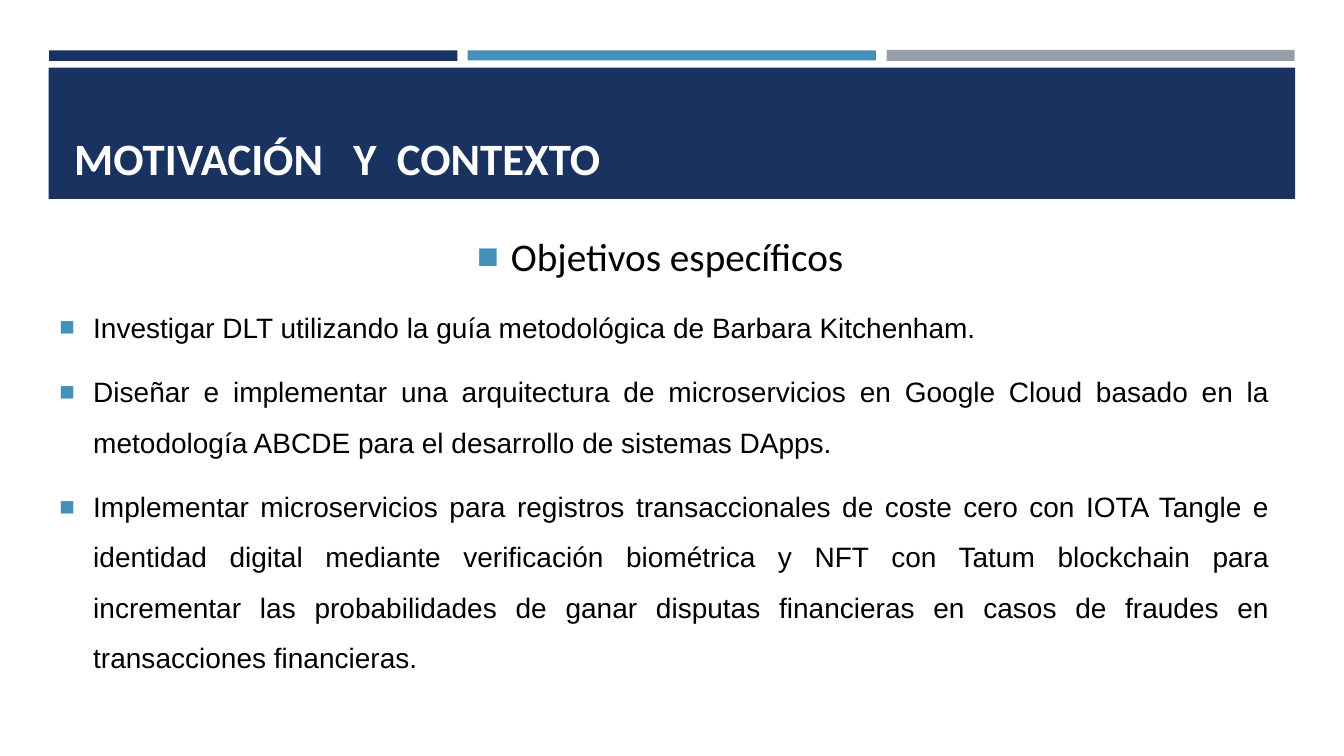
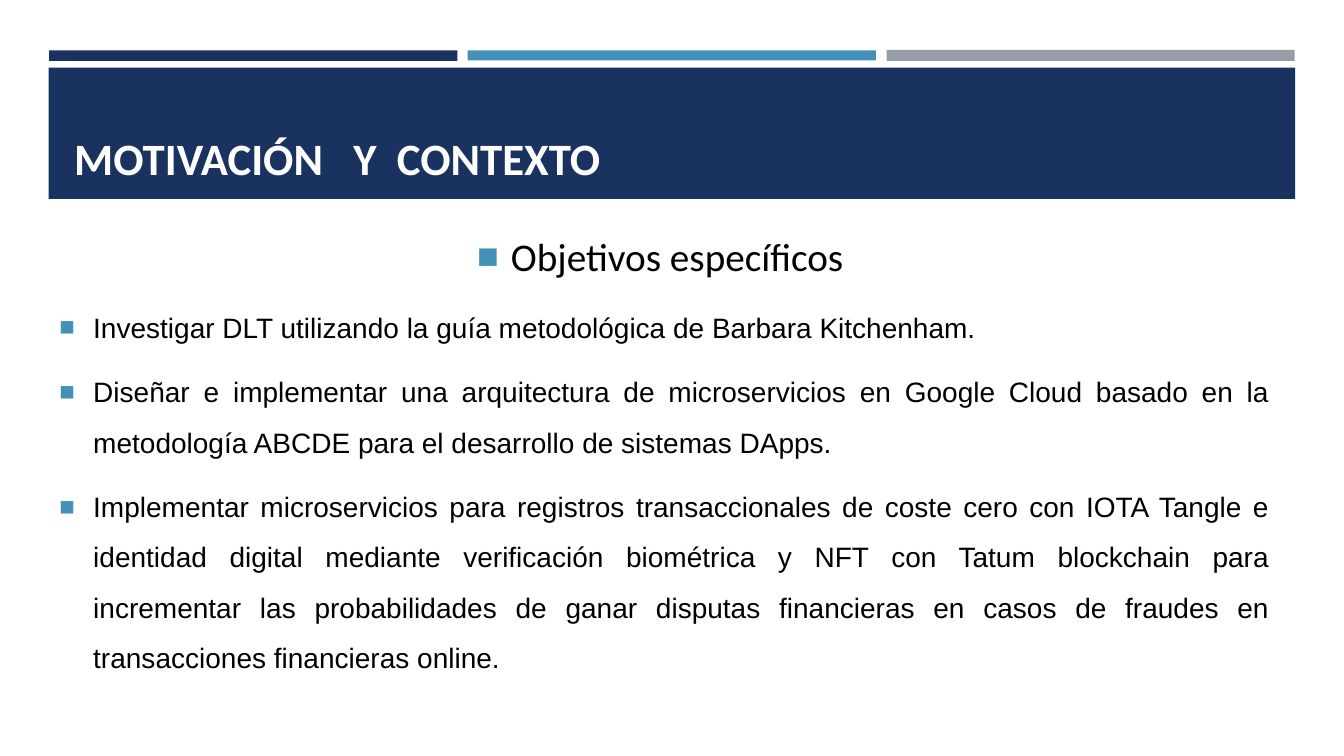
Before and after one commit to jfnando3030/Maestria-de-Sofware, a slide deck: slide 5 of Tesis/Diapositivas tesis.pptx. Drawn at 1344x756 pixels with LibreOffice and Linux fonts; fonts in the diff are those of the drawing. Boxes give left, top, right and bottom in pixels: in the first picture for what was removed or moved away, otherwise in the second. Text is boxed around its words. In the diff, an @@ line names an element or a change of style, - is before the commit and + after.

```diff
--- a/Tesis/Diapositivas tesis.pptx
+++ b/Tesis/Diapositivas tesis.pptx
@@ text at (93,496,1269,669): text changed @@
-■ Implementar microservicios para registros transaccionales de coste cero con IOTA Tangle e identidad digital mediante verificación biométrica y NFT con Tatum blockchain para incrementar las probabilidades de ganar disputas financieras en casos de fraudes en transacciones financieras.
+■ Implementar microservicios para registros transaccionales de coste cero con IOTA Tangle e identidad digital mediante verificación biométrica y NFT con Tatum blockchain para incrementar las probabilidades de ganar disputas financieras en casos de fraudes en transacciones financieras online.
```
Also in this commit, not shown: 5 other slides changed, 7 slides added, 2 other files.
